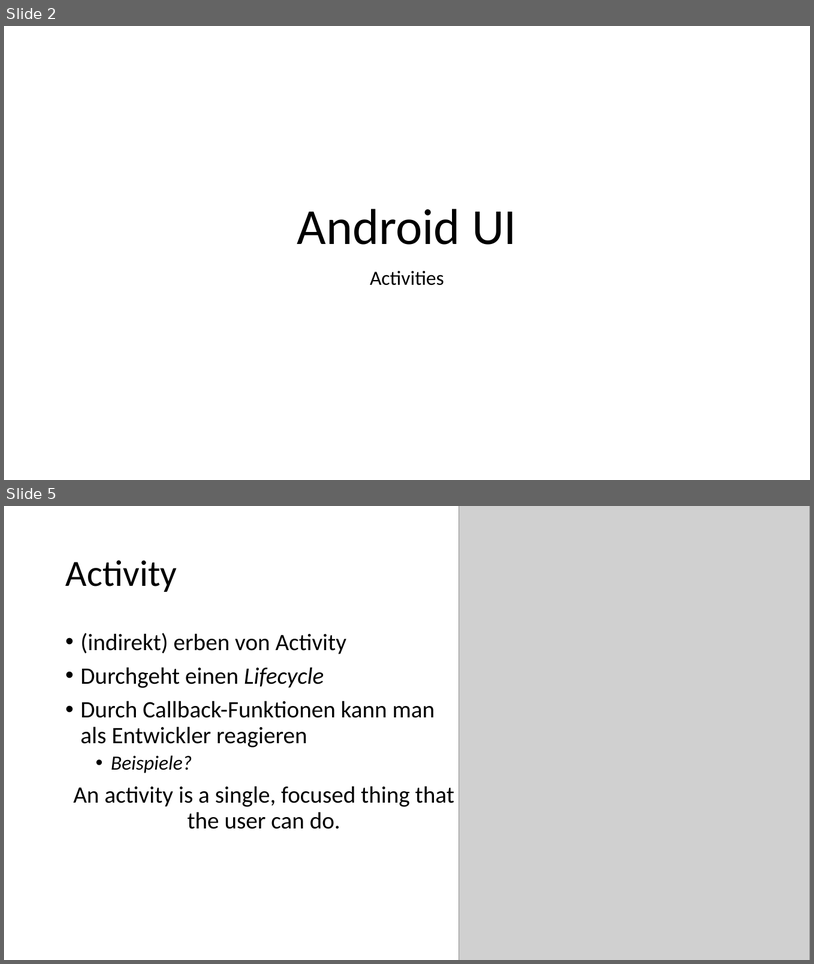
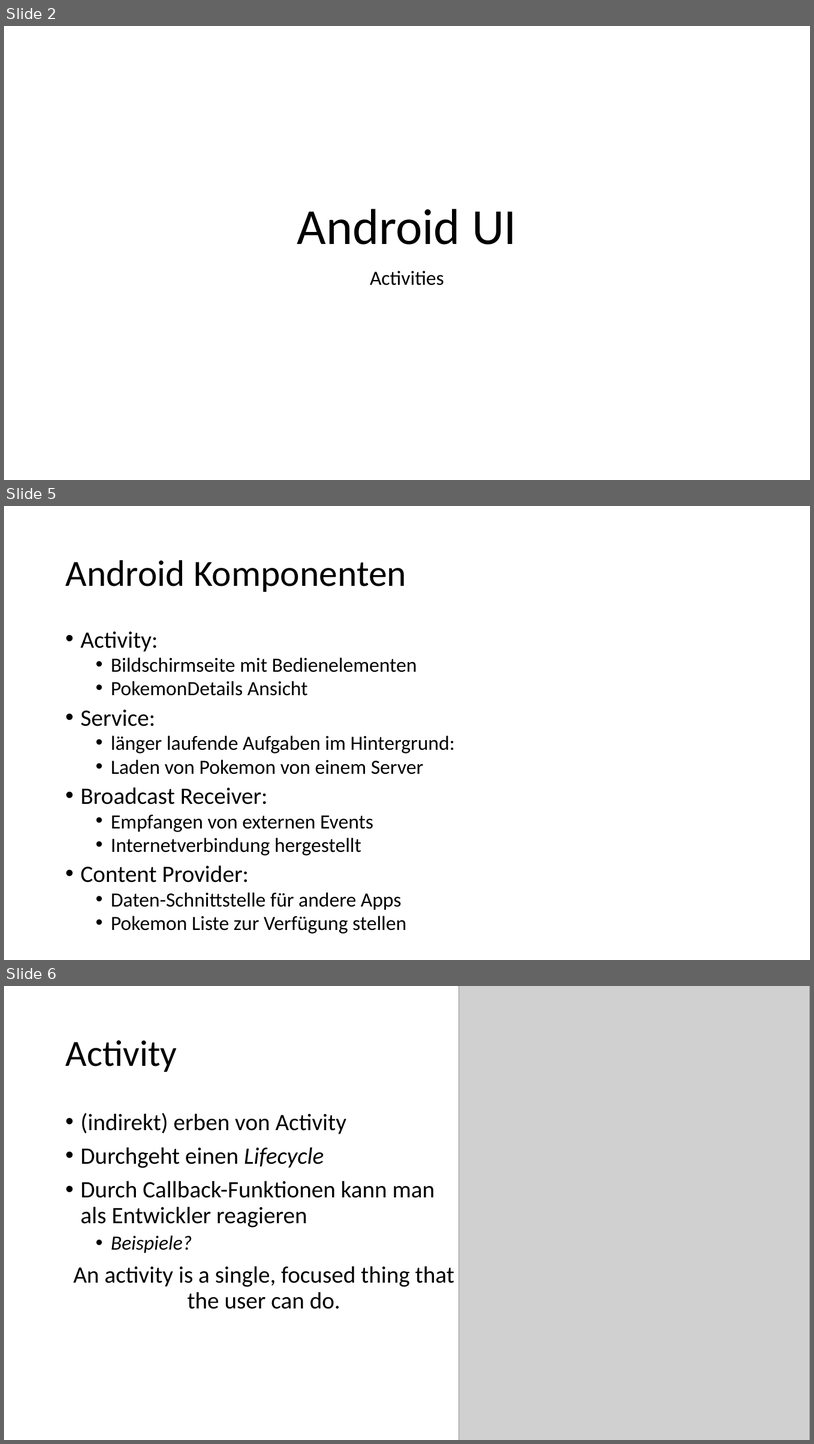
Before and after one commit to desombre/java_examples, a slide deck: Android_UI.pptx. Shown one above the other, each under a label of ours: slides 2 and 5 before the commit, slides 2, 5 and 6 after it; the slides between them are not shown. The pictures are 814x964 and 814x1444 pixels, drawn with LibreOffice and Linux fonts; fonts in the diff are those of the drawing; grey boxes stand for pictures. Boxes give left, top, right and bottom in pixels: in the first picture for what was removed or moved away, otherwise in the second. Text is boxed around its words. In the diff, an @@ line names an element or a change of style, - is before the commit and + after.

Commit message:
Cont: Android UI - ViewHolder + Adapter noch erklären

```diff
--- a/Android_UI.pptx
+++ b/Android_UI.pptx
@@ slide 5 added at <box>4,506,810,960</box>, background #FFFFFF @@
@@ title added at <box>65,560,407,592</box>, 44 pt, text #000000 @@
+Android Komponenten
@@ text added at <box>81,631,455,933</box>, 24 pt, text #000000 @@
+• Activity:
+  • Bildschirmseite mit Bedienelementen
+  • PokemonDetails Ansicht
+• Service:
+  • länger laufende Aufgaben im Hintergrund:
+  • Laden von Pokemon von einem Server
+• Broadcast Receiver:
+  • Empfangen von externen Events
+  • Internetverbindung hergestellt
+• Content Provider:
+  • Daten-Schnittstelle für andere Apps
+  • Pokemon Liste zur Verfügung stellen
@@ what was slide 5 is now slide 6 @@
```
Also in this commit, not shown: 6 slides changed, 2 other slides added, 4 slides removed.
